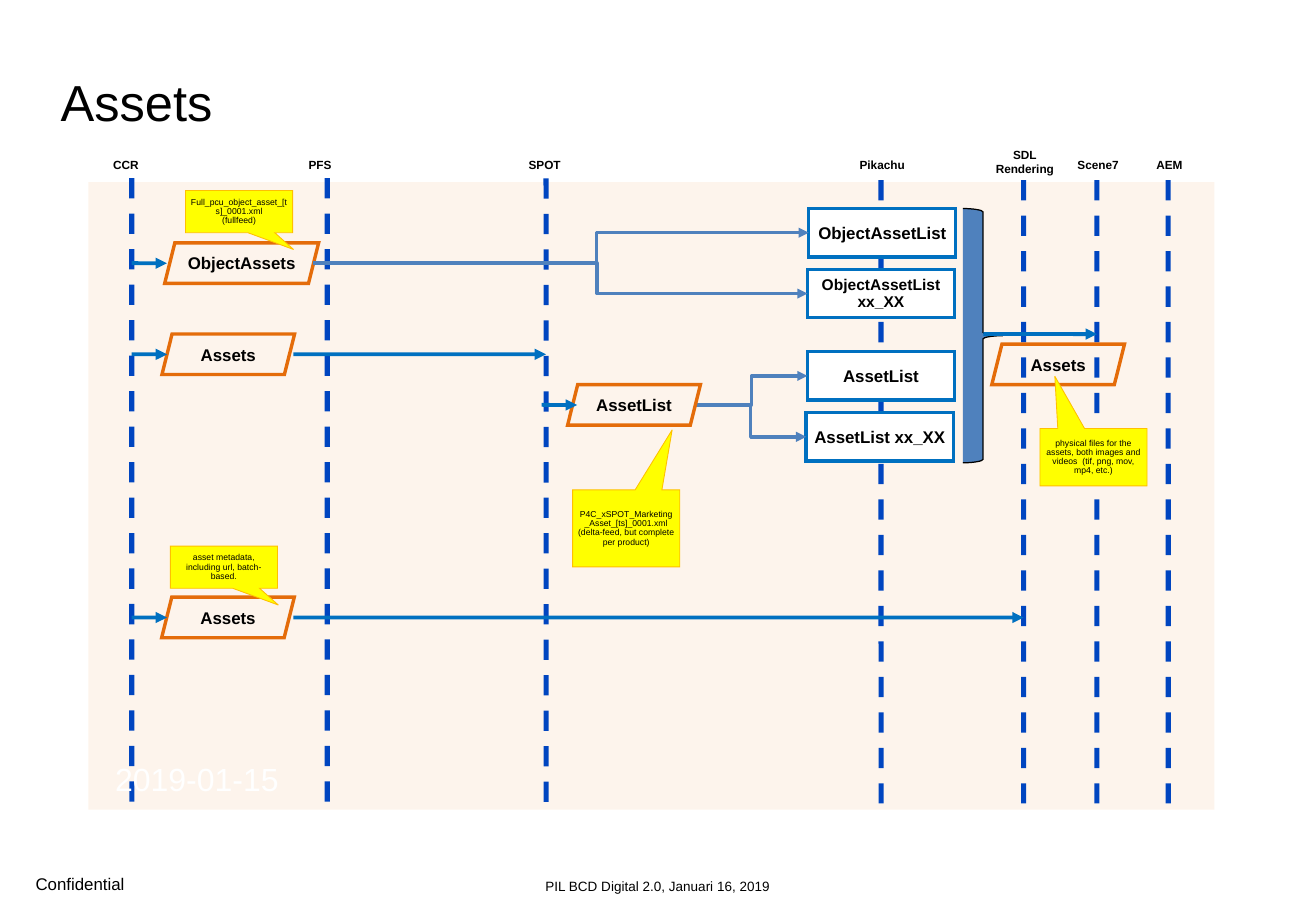
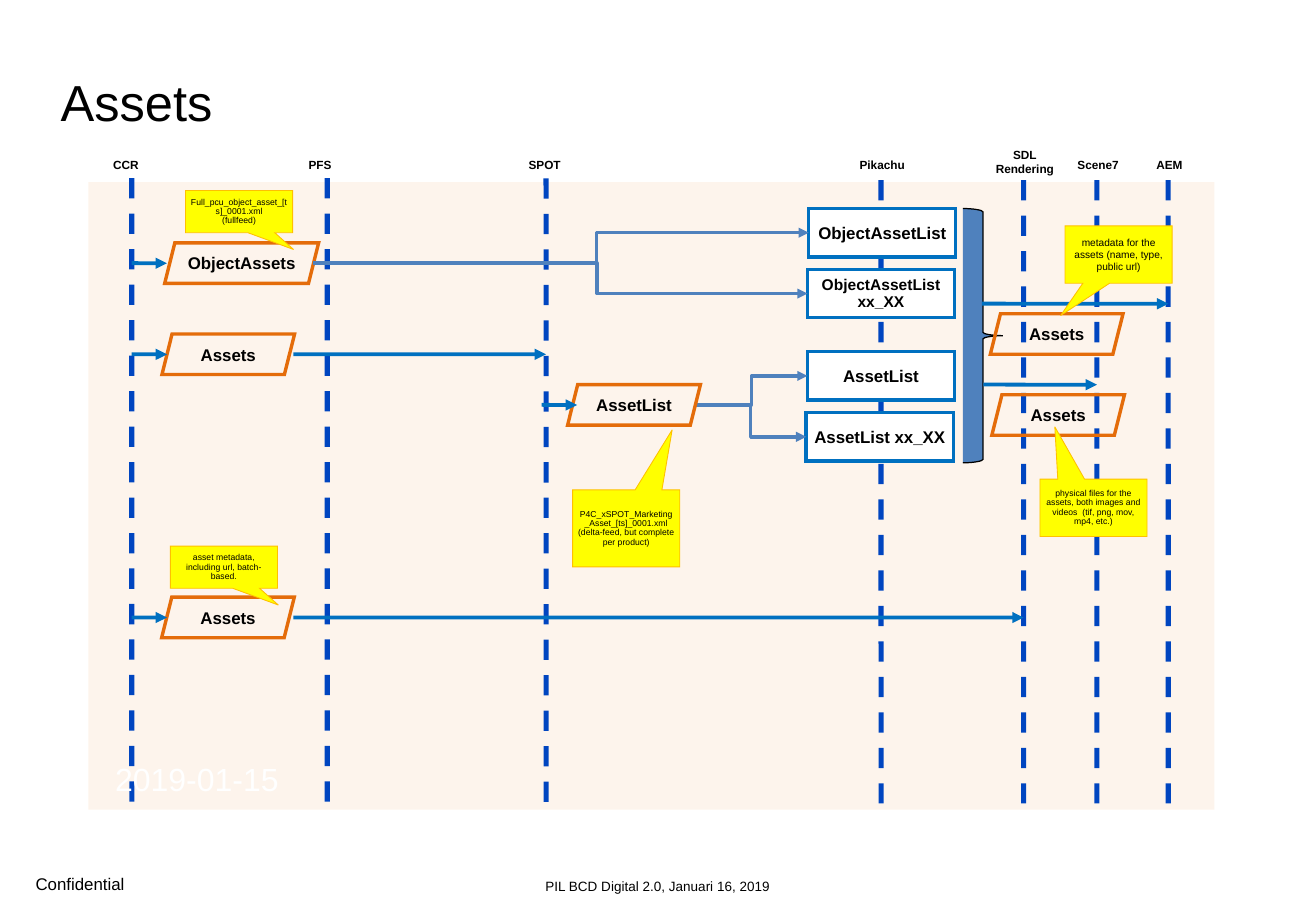
Before and after one commit to bvhest/Pikachu_Analysis, a slide deck: slide 4 of analyse/420_CCR_interfaces.ppt. Drawn at 1316x911 pixels with LibreOffice and Linux fonts; fonts in the diff are those of the drawing; background and template pictures are left out. Boxes give left, top, right and bottom in pixels: in the first picture for what was removed or moved away, otherwise in the second. Text is boxed around its words. In the diff, an @@ line names an element or a change of style, - is before the commit and + after.

```diff
--- a/analyse/420_CCR_interfaces.ppt
+++ b/analyse/420_CCR_interfaces.ppt
@@ speech box added at bbox=[1065, 226, 1172, 283], fill #FFFF00, outline #FFC000 0.51 pt, 6 pt, text #000000 @@
+metadata for the assets (name, type, public url)
@@ arrow added from (981, 304) to (1168, 304), #0070C0 2.24 pt @@
@@ parallelogram added at bbox=[989, 313, 1122, 353], outline #E46C0A 2.01 pt, 10 pt, text #000000, bold @@
+Assets
@@ 1 speech box, 1 parallelogram, 1 arrow: place and size @@
-1 speech box, 1 parallelogram, 1 arrow at bbox=[983, 334, 1146, 486]
+1 speech box, 1 parallelogram, 1 arrow at bbox=[983, 385, 1146, 535]
```
Also in this commit, not shown: 2 other files.
